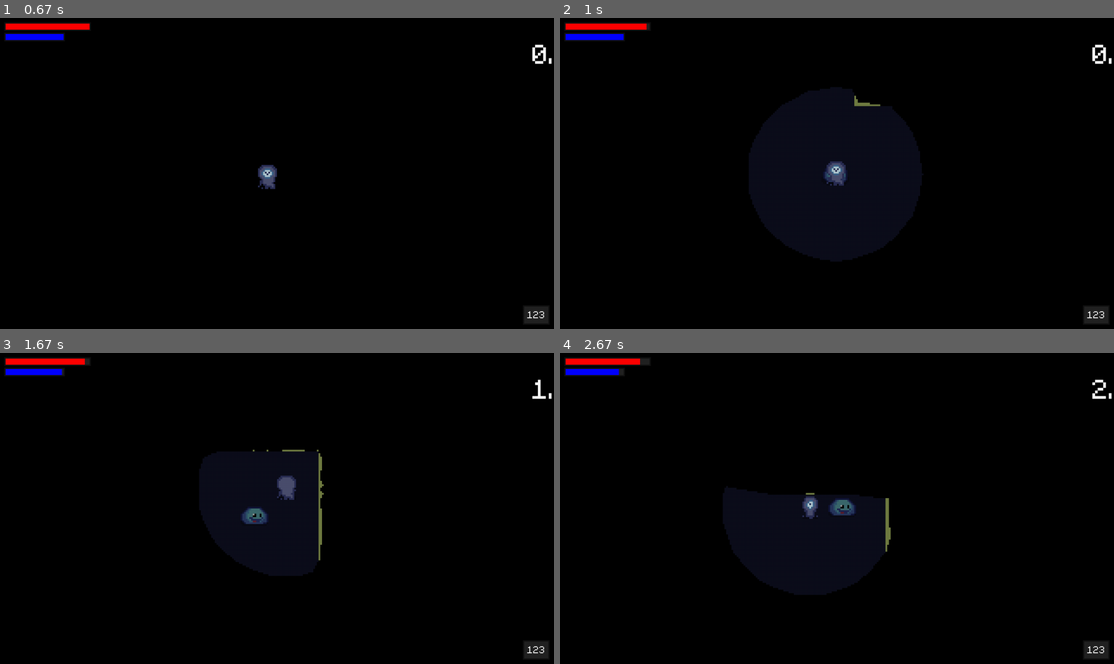
Above: before the commit, frames 1-4 (two rows, left to right).
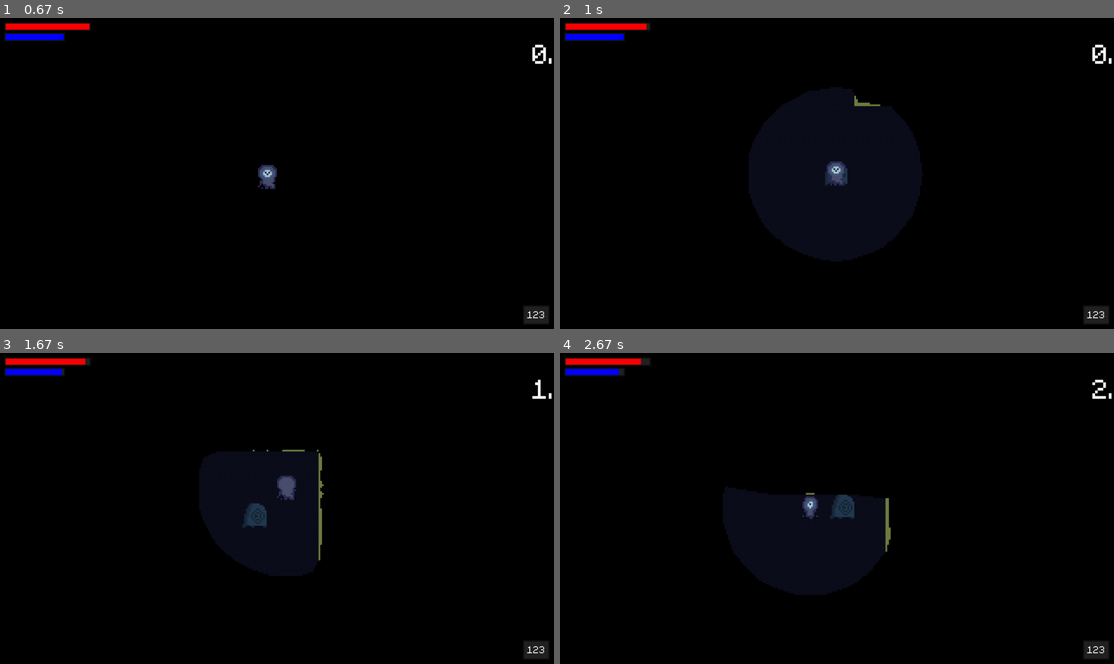
Above: after the commit, the same moments.

Repository: SushiOnToast/pygame-community-spring-jam-2025
Game: pygame game, started from code/main.py
Same seed, same stepped clock (60 frames per second), same inputs: the game is played once before the commit and once after it.
Inputs (mouse positions are in pixels of both pictures, inside the frame that each line leads up to):
- Up to frame 1 (0.67 s): click (277, 154) at 0.38 s
- Up to frame 2 (1 s): tap Space at 0.67 s
- Up to frame 3 (1.67 s): hold D 1-1.47 s; tap Space at 1.07, 1.37, 1.57 s; hold W from 1.5 s (still down)
- Up to frame 4 (2.67 s): release W at 1.8 s; hold D 1.83-2.3 s; tap Space at 1.9, 2.2, 2.4 s; hold A from 2.33 s (still down)

Frame 1 is identical in both runs. In frame 2, less than 0.1% of the frame differs, in the area x 47-52%, y 48-54%; in frame 3, 0.2%, in the area x 15-49%, y 1-57%; in frame 4, 0.2%.

Commit message:
added enemy

Diff:
--- a/code/enemy.py
+++ b/code/enemy.py
@@ -14,7 +14,7 @@
         #graphics setup
         #self.import_graphics(monster_name)
         self.spritesheet = pygame.image.load(
-        "../graphics/player/pixil-frame-0 (9).png").convert_alpha()
+        "graphics/player/Untitled_Artwork 11.png").convert_alpha()
         self.animations = import_character_sprites(
             self.spritesheet, self.spritesheet.get_width()/4, self.spritesheet.get_height()/4)
         self.status = "down_idle"
Binary file added: graphics/player/Untitled_Artwork 11.png
